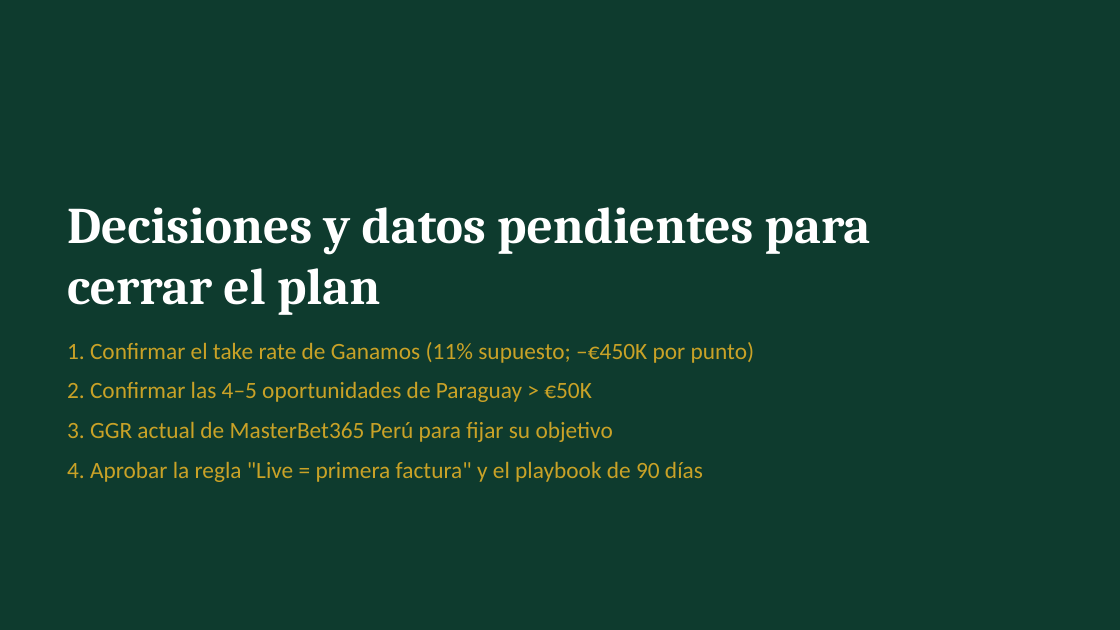
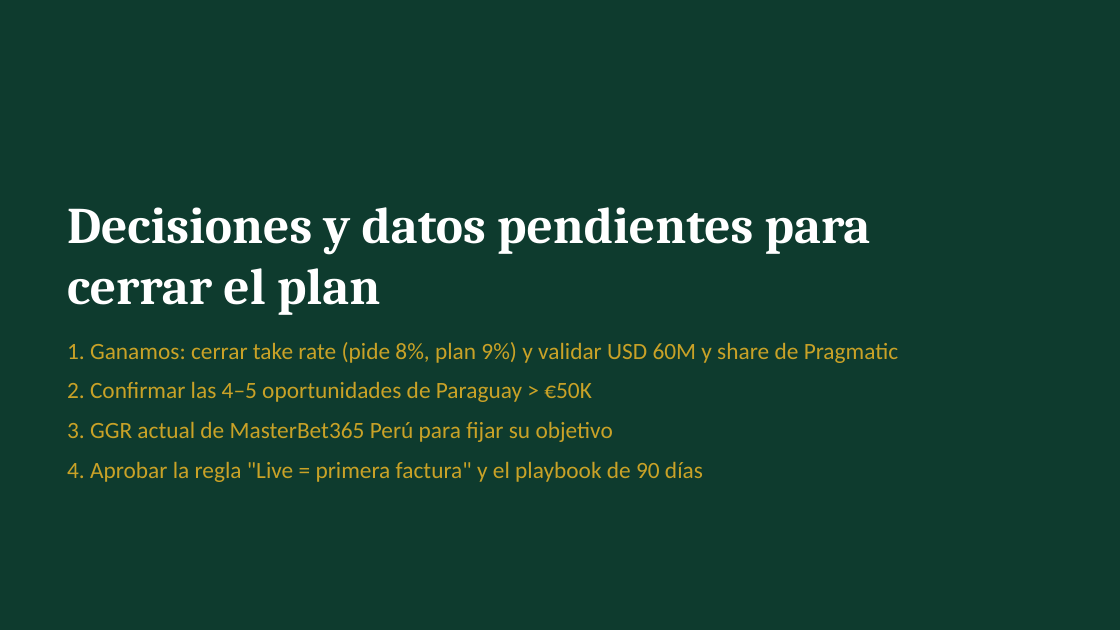
Before and after one commit to Merideck24/Figma, a slide deck: slide 15 of docs/Evolution_LATAM_Plan_Crecimiento_2027.pptx (slide 13 before the commit). Drawn at 1120x630 pixels with LibreOffice and Linux fonts; fonts in the diff are those of the drawing. Boxes give left, top, right and bottom in pixels: in the first picture for what was removed or moved away, otherwise in the second. Text is boxed around its words. In the diff, an @@ line names an element or a change of style, - is before the commit and + after.

```diff
--- a/docs/Evolution_LATAM_Plan_Crecimiento_2027.pptx
+++ b/docs/Evolution_LATAM_Plan_Crecimiento_2027.pptx
@@ text at box(67, 342, 898, 363): text changed @@
-1. Confirmar el take rate de Ganamos (11% supuesto; –€450K por punto)
+1. Ganamos: cerrar take rate (pide 8%, plan 9%) y validar USD 60M y share de Pragmatic
```
Also in this commit, not shown: 5 other slides changed, 2 slides added, 2 other files.
